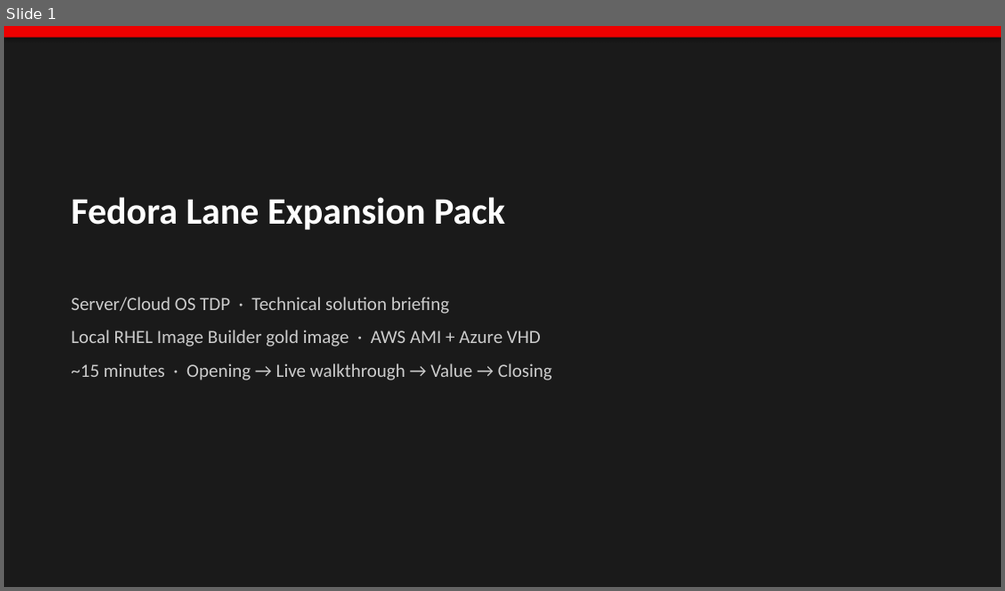
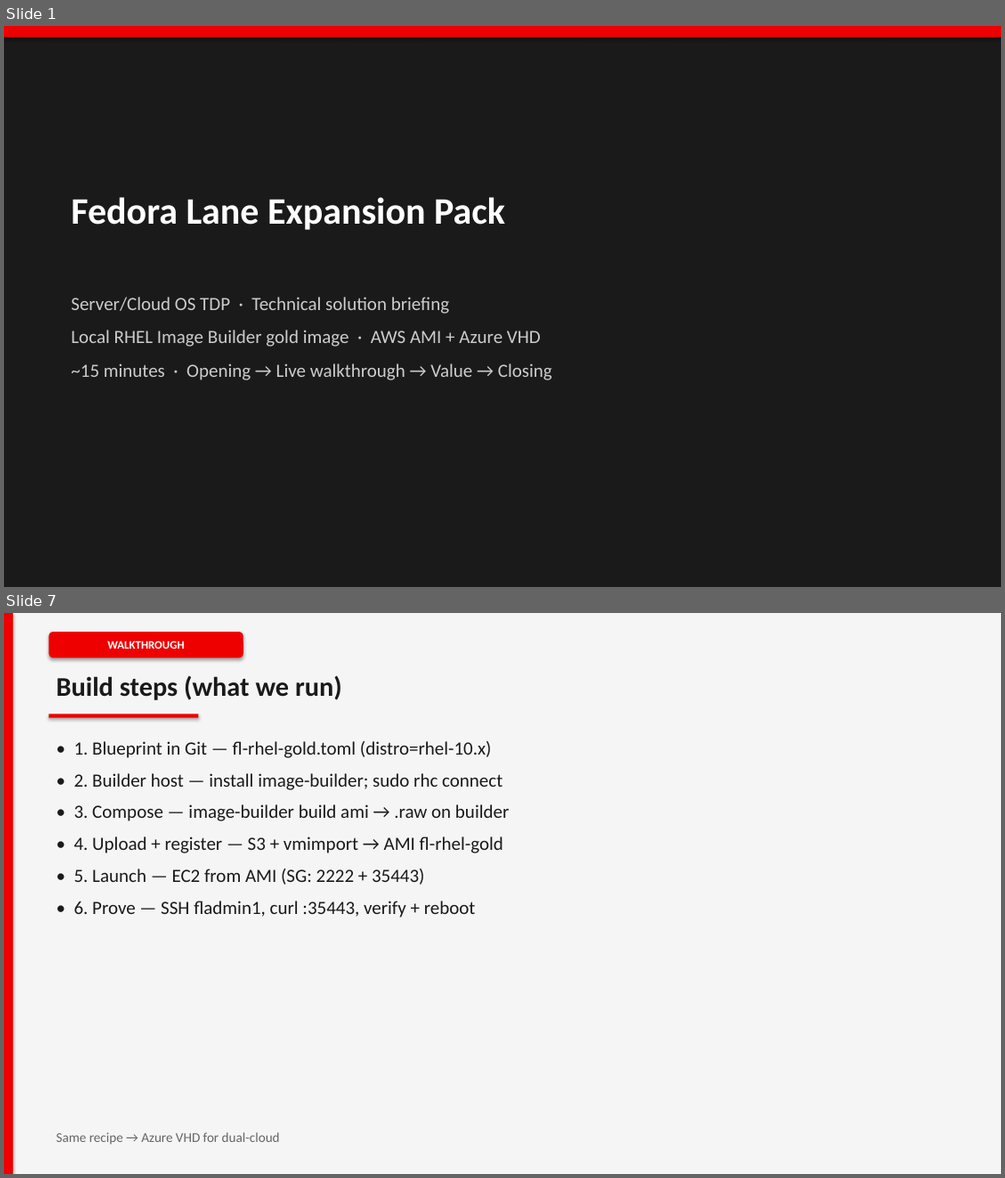
Before and after one commit to ydandge-oss/fedora-lane-core-pack-faster, a slide deck: docs/Fedora-Lane-Expansion-Pack-Technical-Solution.pptx. Shown one above the other, each under a label of ours: slide 1 before the commit, slides 1 and 7 after it; the slides between them are not shown. The pictures are 1005x591 and 1005x1178 pixels, drawn with LibreOffice and Linux fonts; fonts in the diff are those of the drawing. Boxes give left, top, right and bottom in pixels: in the first picture for what was removed or moved away, otherwise in the second. Text is boxed around its words. In the diff, an @@ line names an element or a change of style, - is before the commit and + after.

```diff
--- a/docs/Fedora-Lane-Expansion-Pack-Technical-Solution.pptx
+++ b/docs/Fedora-Lane-Expansion-Pack-Technical-Solution.pptx
@@ slide 7 added at (x1=4, y1=613, x2=1001, y2=1174), background #FFFFFF @@
@@ rectangle added at (x1=4, y1=613, x2=1001, y2=1174), fill #F5F5F5 @@
@@ rectangle added at (x1=4, y1=613, x2=13, y2=1174), fill #EE0000 @@
@@ rounded rectangle added at (x1=48, y1=632, x2=243, y2=657), fill #EE0000 @@
@@ text added at (x1=107, y1=641, x2=184, y2=649), 11 pt, text #FFFFFF, bold @@
+WALKTHROUGH
@@ text added at (x1=57, y1=675, x2=342, y2=700), 26 pt, text #1A1A1A, bold @@
+Build steps (what we run)
@@ rectangle added at (x1=48, y1=714, x2=198, y2=718), fill #EE0000 @@
@@ text added at (x1=74, y1=741, x2=509, y2=917), 18 pt, text #1A1A1A @@
+• 1. Blueprint in Git — fl-rhel-gold.toml (distro=rhel-10.x)
+• 2. Builder host — install image-builder; sudo rhc connect
+• 3. Compose — image-builder build ami → .raw on builder
+• 4. Upload + register — S3 + vmimport → AMI fl-rhel-gold
+• 5. Launch — EC2 from AMI (SG: 2222 + 35443)
+• 6. Prove — SSH fladmin1, curl :35443, verify + reboot
@@ text added at (x1=57, y1=1132, x2=280, y2=1144), 13 pt, text #666666 @@
+Same recipe → Azure VHD for dual-cloud
```
Also in this commit, not shown: 11 slides changed, 1 other slide added, 1 slide removed, 2 other files.
